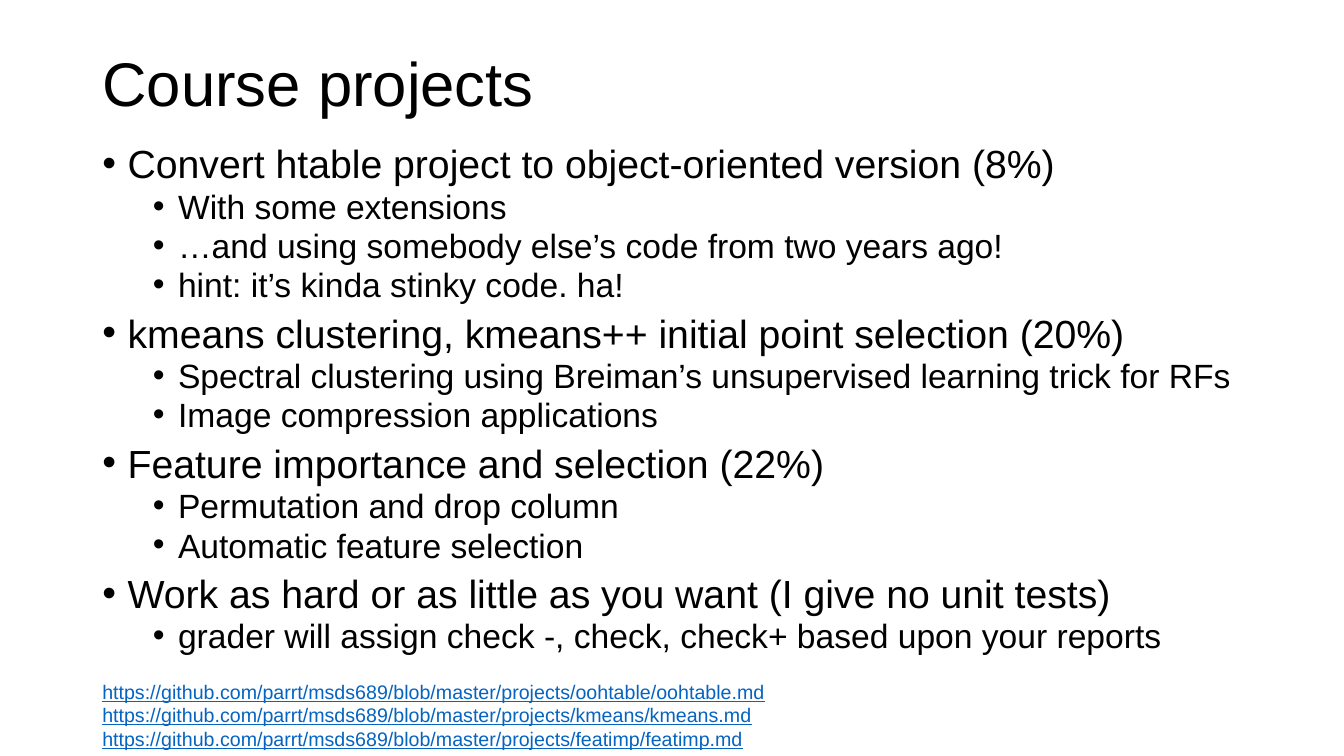
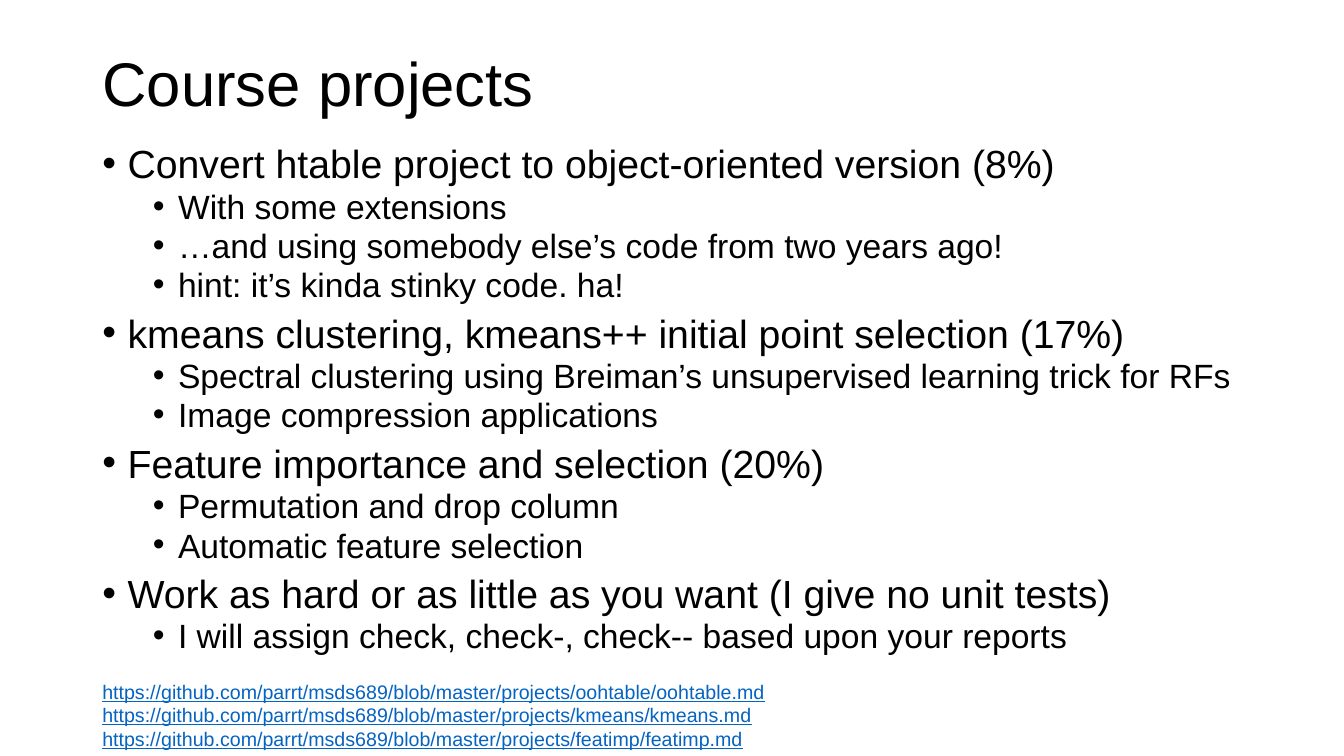
Before and after one commit to parrt/msds689, a slide deck: slide 3 of notes/welcome.pptx. Drawn at 1344x756 pixels with LibreOffice and Linux fonts; fonts in the diff are those of the drawing; background and template pictures are left out. Boxes give left, top, right and bottom in pixels: in the first picture for what was removed or moved away, otherwise in the second. Text is boxed around its words. In the diff, an @@ line names an element or a change of style, - is before the commit and + after.

```diff
--- a/notes/welcome.pptx
+++ b/notes/welcome.pptx
@@ text at (128, 319, 1124, 356): text changed @@
-• kmeans clustering, kmeans++ initial point selection (20%)
+• kmeans clustering, kmeans++ initial point selection (17%)
@@ text at (128, 449, 824, 486): text changed @@
-• Feature importance and selection (22%)
+• Feature importance and selection (20%)
@@ text at (178, 623, 1067, 655): text changed @@
-  • grader will assign check -, check, check+ based upon your reports
+  • I will assign check, check-, check-- based upon your reports
```
Also in this commit, not shown: 1 other slide changed.
